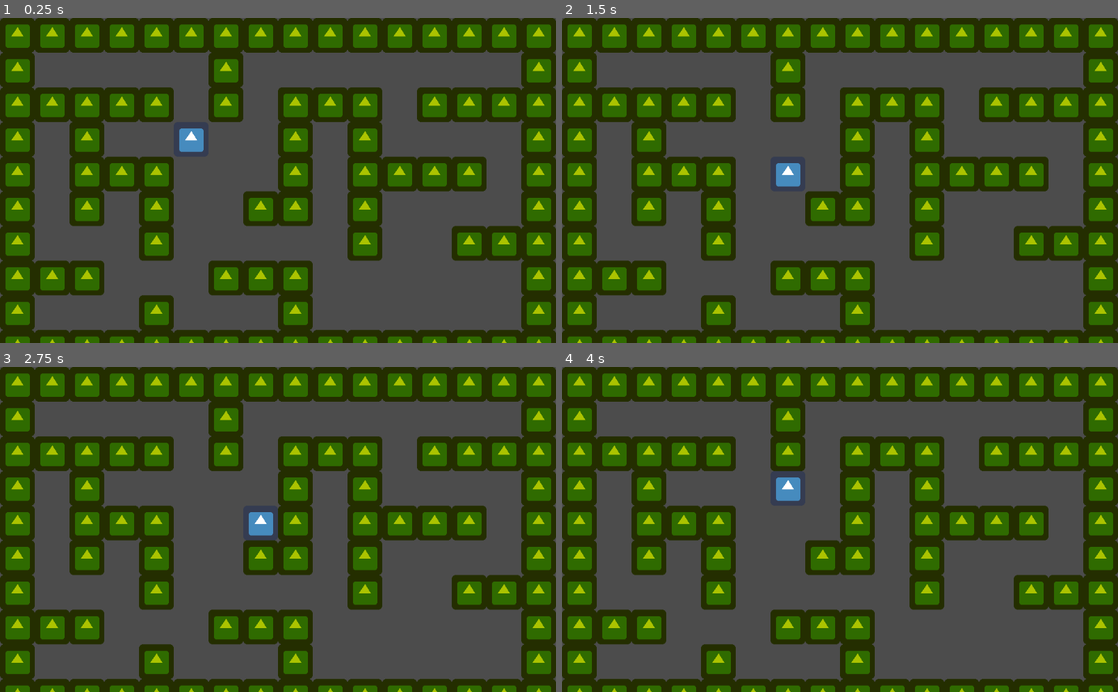
Above: before the commit, frames 1-4 (two rows, left to right).
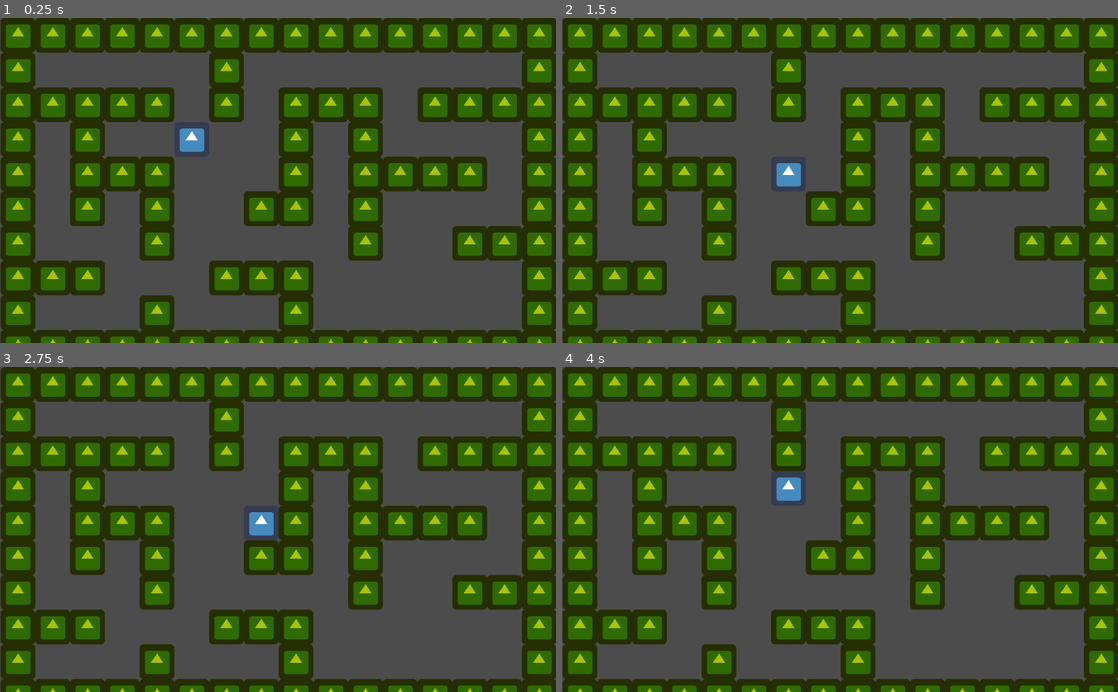
Above: after the commit, the same moments.

Repository: tuto193/Extrimoties
Game: Godot game, scene res://src/Level/TestTilemappedLevel.tscn
Same seed, same stepped clock (60 frames per second), same inputs: the game is played once before the commit and once after it. The engine's default icon, where the game draws it, is replaced by a stand-in: a white triangle on a blue panel in a dark square.
Inputs:
- Up to frame 1 (0.25 s): no input
- Up to frame 2 (1.5 s): tap Enter at 0.5 s; hold Right (ui_right) 0.53-1.28 s; tap Space at 1.25 s; hold Down (ui_down) from 1.28 s (still down)
- Up to frame 3 (2.75 s): tap Enter at 2 s; release Down (ui_down) at 2.03 s; hold Right (ui_right) from 2.03 s (still down)
- Up to frame 4 (4 s): tap Space at 2.75 s; release Right (ui_right) at 2.78 s; hold Up (ui_up) 2.78-3.53 s; tap Enter at 3.5 s; hold Left (ui_left) from 3.53 s (still down)

The runs differ from the first frame. In frame 1, 3.1% of the frame differs, in the area x 0-100%, y 0-100%; in frame 2, 3.1%; in frame 3, 3.1%; in frame 4, 3.1%.

Commit message:
Made some progress on movement, but need to work
on proper pushing of the blocks.

Diff:
--- a/project.godot
+++ b/project.godot
@@ -9,6 +9,11 @@
 config_version=4
 
 _global_script_classes=[ {
+"base": "StaticBody2D",
+"class": "Box",
+"language": "GDScript",
+"path": "res://src/Blocks/box.gd"
+}, {
 "base": "TileMap",
 "class": "Grid",
 "language": "GDScript",
@@ -23,11 +28,18 @@
 "class": "Player",
 "language": "GDScript",
 "path": "res://src/Dudes/player.gd"
+}, {
+"base": "StaticBody2D",
+"class": "Wall",
+"language": "GDScript",
+"path": "res://src/Blocks/wall.gd"
 } ]
 _global_script_class_icons={
+"Box": "",
 "Grid": "",
 "GridTraits": "",
-"Player": ""
+"Player": "",
+"Wall": ""
 }
 
 [application]
--- a/src/Blocks/Box.tscn
+++ b/src/Blocks/Box.tscn
@@ -1,17 +1,21 @@
-[gd_scene load_steps=3 format=2]
+[gd_scene load_steps=4 format=2]
 
 [ext_resource path="res://icon.png" type="Texture" id=1]
+[ext_resource path="res://src/Blocks/box.gd" type="Script" id=2]
 
 [sub_resource type="RectangleShape2D" id=1]
 extents = Vector2( 16, 16 )
 
 [node name="Node2D" type="StaticBody2D"]
-
-[node name="CollisionShape2D" type="CollisionShape2D" parent="."]
-shape = SubResource( 1 )
+script = ExtResource( 2 )
 
 [node name="Sprite" type="Sprite" parent="."]
 self_modulate = Color( 0.501961, 0.505882, 0, 1 )
 position = Vector2( 0, 4.76837e-07 )
 scale = Vector2( 0.5, 0.5 )
 texture = ExtResource( 1 )
+
+[node name="Tween" type="Tween" parent="."]
+
+[node name="CollisionShape2D" type="CollisionShape2D" parent="."]
+shape = SubResource( 1 )
--- a/src/Blocks/Wall.tscn
+++ b/src/Blocks/Wall.tscn
@@ -1,11 +1,13 @@
-[gd_scene load_steps=3 format=2]
+[gd_scene load_steps=4 format=2]
 
 [ext_resource path="res://icon.png" type="Texture" id=1]
+[ext_resource path="res://src/Blocks/wall.gd" type="Script" id=2]
 
 [sub_resource type="RectangleShape2D" id=1]
 extents = Vector2( 16, 16 )
 
 [node name="Node2D" type="StaticBody2D"]
+script = ExtResource( 2 )
 
 [node name="CollisionShape2D" type="CollisionShape2D" parent="."]
 shape = SubResource( 1 )
--- /dev/null
+++ b/src/Blocks/box.gd
@@ -0,0 +1,5 @@
+extends StaticBody2D
+
+class_name Box
+
+var type = GridTraits.CELL_TYPE.BOX
--- /dev/null
+++ b/src/Blocks/wall.gd
@@ -0,0 +1,5 @@
+extends StaticBody2D
+
+class_name Wall
+
+var type = GridTraits.CELL_TYPE.WALL
--- a/src/Dudes/player.gd
+++ b/src/Dudes/player.gd
@@ -4,7 +4,11 @@
 
 onready var grid: Grid = get_parent()
 
+# To differentiate from others in grid
 var type = GridTraits.CELL_TYPE.LIFE
+
+# speed of movement in grid
+export var move_delay: float = 1
 
 # sprite is 32x32, scaled to 0.5 on both axes
 var dimensions: Vector2 = Vector2(64, 64) * self.scale
@@ -30,4 +34,7 @@
 # Called every frame. 'delta' is the elapsed time since the previous frame.
 func _physics_process(_delta) -> void:
 	var direction_vector: Vector2 = get_input_direction()
-	self.position += (direction_vector * dimensions)
+	# No type hinting, since it throws errors in case of null
+	var can_new_pos = grid.try_move_towards(self, direction_vector)
+	if can_new_pos:
+		self.position = can_new_pos
--- a/src/Dudes/player.tscn
+++ b/src/Dudes/player.tscn
@@ -14,3 +14,5 @@
 
 [node name="CollisionShape2D" type="CollisionShape2D" parent="."]
 shape = SubResource( 1 )
+
+[node name="Tween" type="Tween" parent="."]
--- a/src/Level/TestTilemappedLevel.tscn
+++ b/src/Level/TestTilemappedLevel.tscn
@@ -35,6 +35,7 @@
 0/z_index = 0
 
 [node name="TestLevel" type="TileMap"]
+position = Vector2( 1, 0 )
 tile_set = SubResource( 1 )
 format = 1
 tile_data = PoolIntArray( 0, 0, 0, 1, 0, 0, 2, 0, 0, 3, 0, 0, 4, 0, 0, 5, 0, 0, 6, 0, 0, 7, 0, 0, 8, 0, 0, 9, 0, 0, 10, …(1048 unchanged characters)…
--- a/src/Level/grid.gd
+++ b/src/Level/grid.gd
@@ -13,6 +13,31 @@
 			return(node)
 	return null
 
+func can_move_towards(piece, direction) -> bool:
+	var cell_start: Vector2 = world_to_map(piece.position)
+	var cell_target: Vector2 = cell_start + direction
+
+	var cell_target_type = get_cellv(cell_target)
+	match cell_target_type:
+		GridTraits.CELL_TYPE.BOX:
+			var object_piece: Node = get_cell_content(cell_target)
+			# Commented out, since we want to move objects, not destroy them
+			if piece.type == GridTraits.CELL_TYPE.BOX:
+				print("Cell %s already contains a box. Cannot push")
+				return false
+			if not can_move_towards(
+				object_piece,
+				cell_target + direction
+			):
+				return false
+			return true
+		GridTraits.CELL_TYPE.WALL:
+			print("Cell %s contains a wall")
+			return false
+		_: # Can move to new position
+			return true
+
+
 func try_move_towards(piece, direction):
 	var cell_start = world_to_map(piece.position)
 	var cell_target = cell_start + direction
@@ -20,8 +45,21 @@
 	var cell_target_type = get_cellv(cell_target)
 	match cell_target_type:
 		GridTraits.CELL_TYPE.BOX:
-			var object_piece = get_cell_content(cell_target)
-			object_piece.queue_free()
+			var object_piece: Node = get_cell_content(cell_target)
+			# Commented out, since we want to move objects, not destroy them
+			if piece.type == GridTraits.CELL_TYPE.BOX:
+				print("Cell %s already contains a box. Cannot push")
+				return null
+			# object_piece.queue_free()
+			var new_object_pos: Vector2 = try_move_towards(
+				object_piece,
+				cell_target + direction
+			)
+			if not new_object_pos:
+				return null
+			# TODO: maybe make a function for the object, where it can be
+			# moved smoothly
+			object_piece.position = new_object_pos
 			return update_piece_position(piece, cell_start, cell_target)
 		GridTraits.CELL_TYPE.WALL:
 			print("Cell %s contains a wall")
